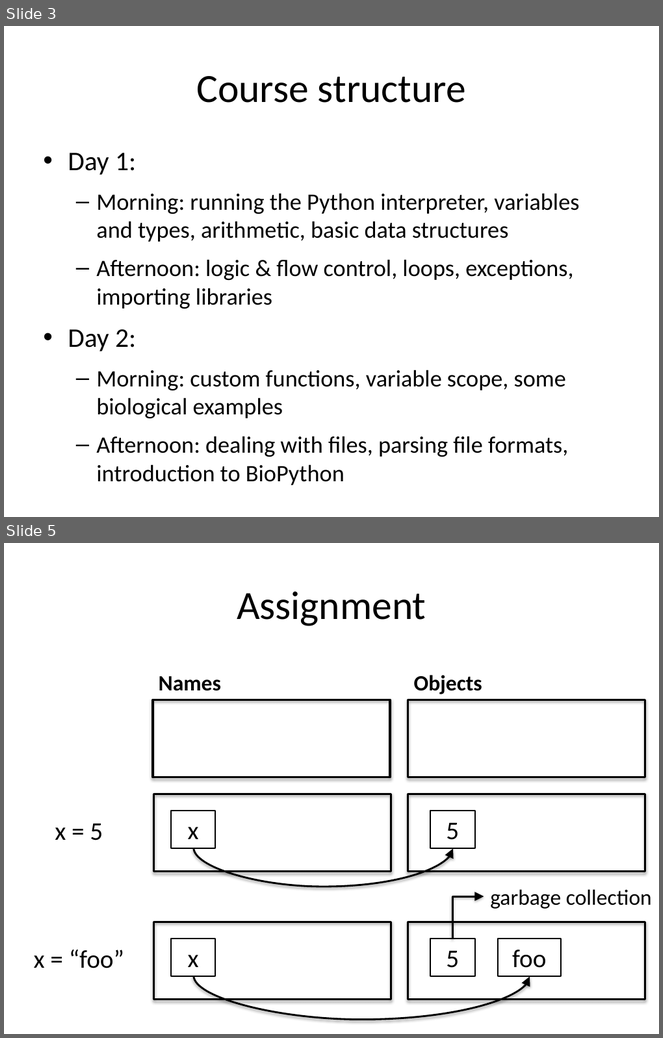
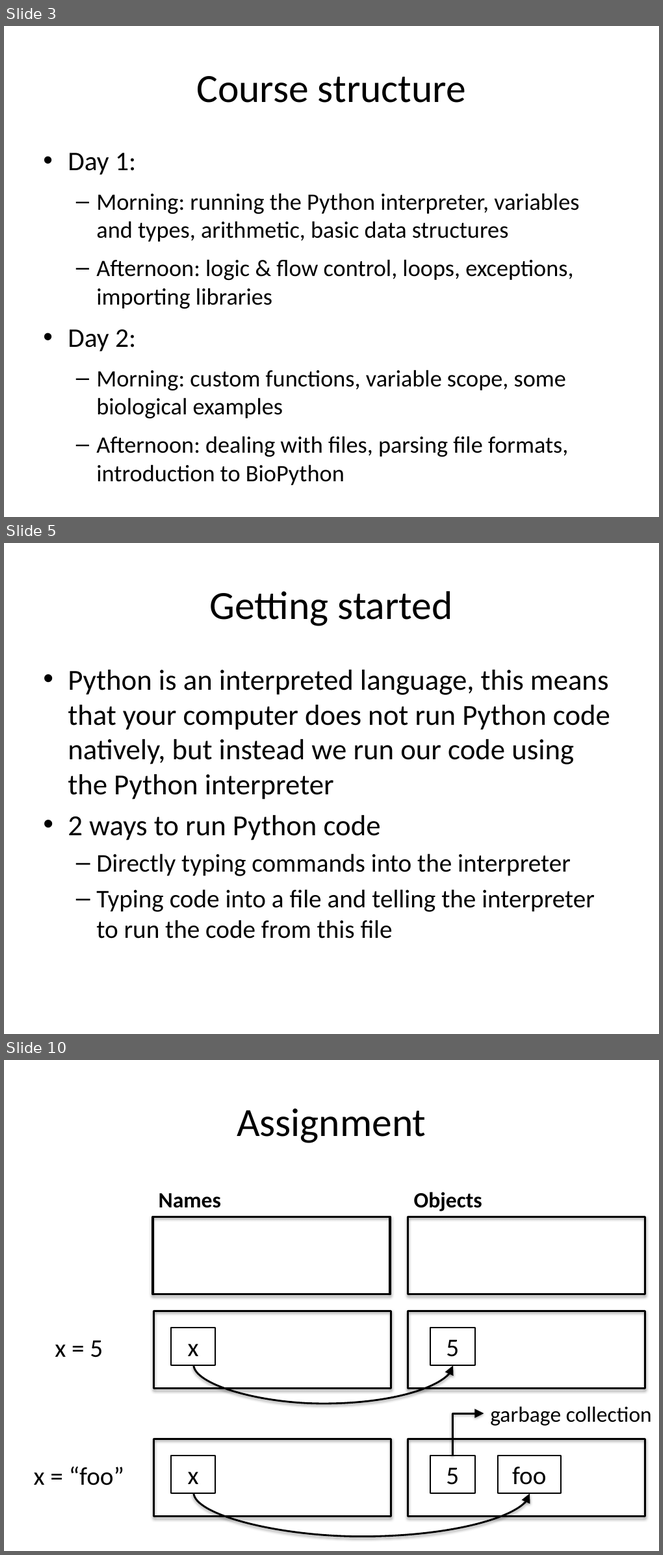
Before and after one commit to pycam/python-basic, a slide deck: course_intro.pptx. Shown one above the other, each under a label of ours: slides 3 and 5 before the commit, slides 3, 5 and 10 after it; the slides between them are not shown. The pictures are 663x1038 and 663x1555 pixels, drawn with LibreOffice and Linux fonts; fonts in the diff are those of the drawing. Boxes give left, top, right and bottom in pixels: in the first picture for what was removed or moved away, otherwise in the second. Text is boxed around its words. In the diff, an @@ line names an element or a change of style, - is before the commit and + after.

```diff
--- a/course_intro.pptx
+++ b/course_intro.pptx
@@ slide 5 added at [4,543,659,1034], background #FFFFFF @@
@@ title added at [210,591,453,626], 44 pt, text #000000 @@
+Getting started
@@ text added at [68,670,610,939], 32 pt, text #000000 @@
+• Python is an interpreted language, this means that your computer does not run Python code natively, but instead we run our code using the Python interpreter
+• 2 ways to run Python code
+  – Directly typing commands into the interpreter
+  – Typing code into a file and telling the interpreter to run the code from this file
@@ what was slide 5 is now slide 10 @@
```
Also in this commit, not shown: 2 slides changed, 4 other slides added, 1 other file.
